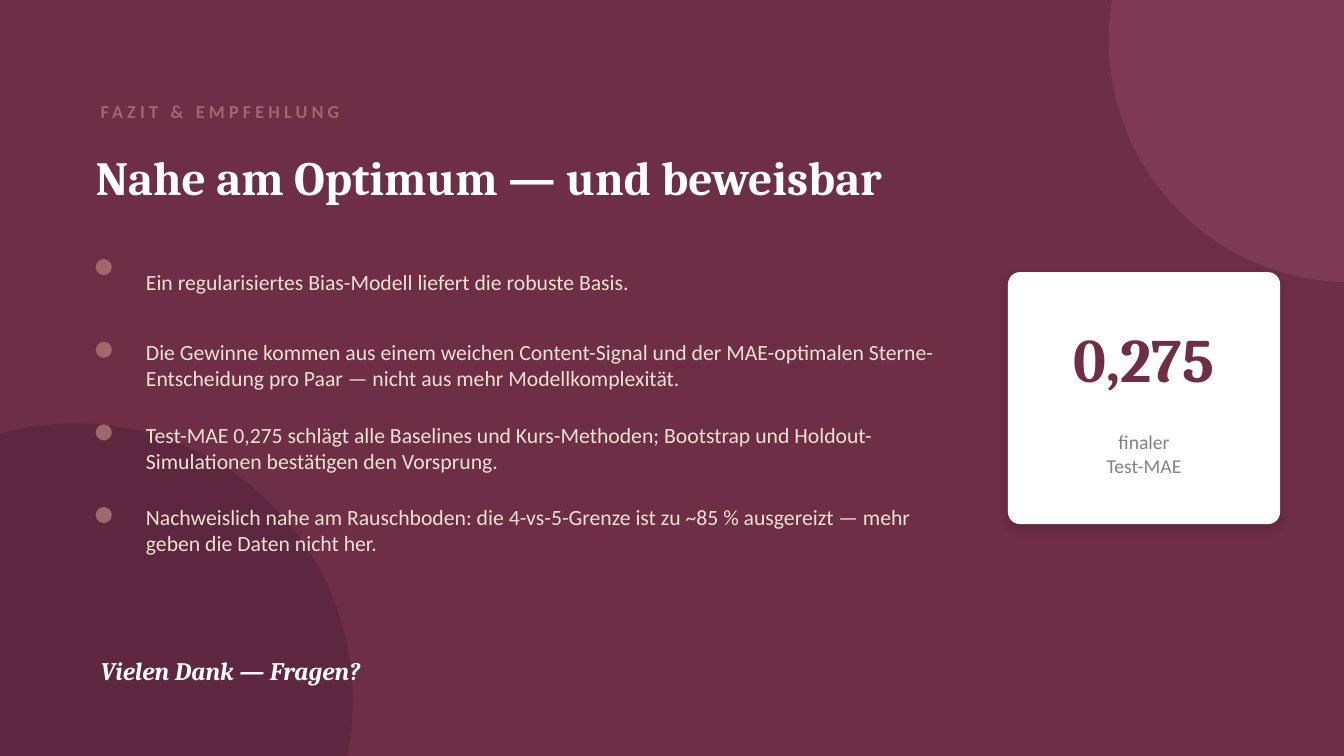
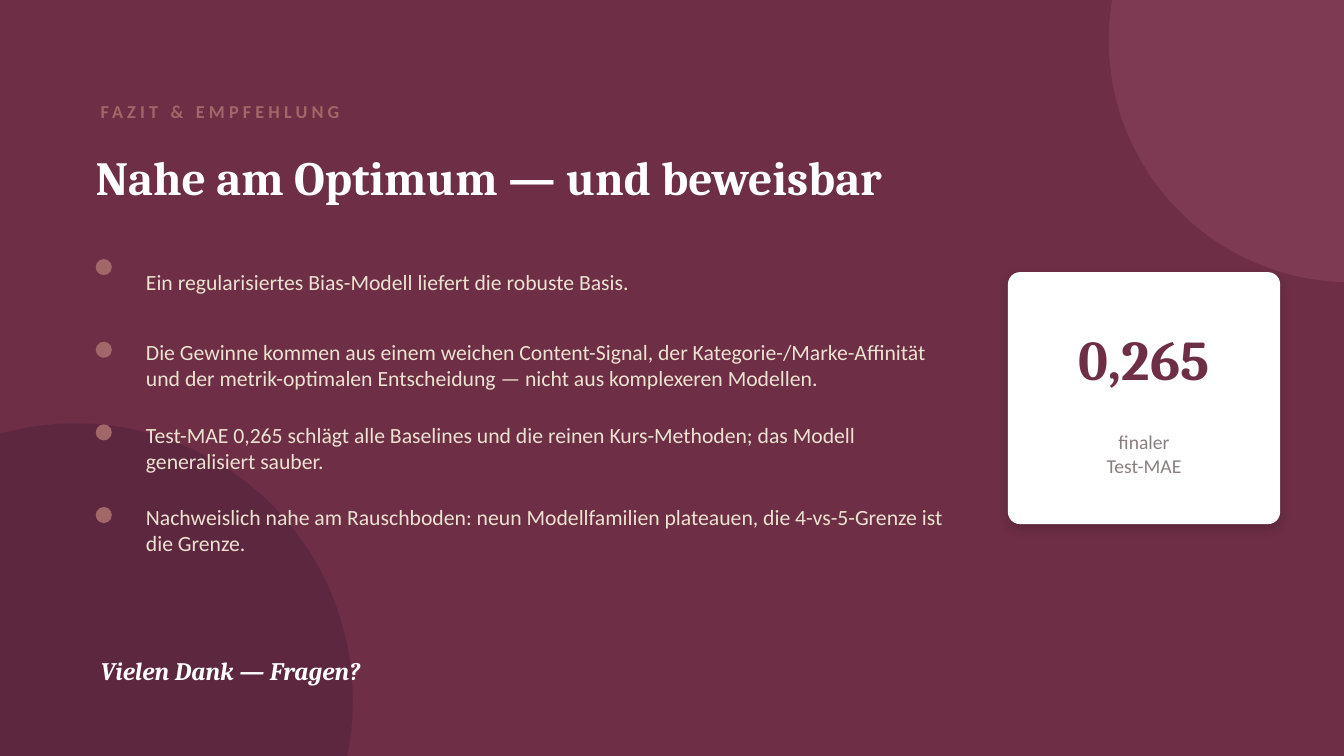
Before and after one commit to KaaraDev/sephobay, a slide deck: slide 8 of SephoBay_Praesentation.pptx. Drawn at 1344x756 pixels with LibreOffice and Linux fonts; fonts in the diff are those of the drawing. Boxes give left, top, right and bottom in pixels: in the first picture for what was removed or moved away, otherwise in the second. Text is boxed around its words. In the diff, an @@ line names an element or a change of style, - is before the commit and + after.

```diff
--- a/SephoBay_Praesentation.pptx
+++ b/SephoBay_Praesentation.pptx
@@ text at bbox=[146, 345, 926, 390]: text changed @@
-Die Gewinne kommen aus einem weichen Content-Signal und der MAE-optimalen Sterne-Entscheidung pro Paar — nicht aus mehr Modellkomplexität.
+Die Gewinne kommen aus einem weichen Content-Signal, der Kategorie-/Marke-Affinität und der metrik-optimalen Entscheidung — nicht aus komplexeren Modellen.
@@ text at bbox=[1079, 342, 1209, 388]: text changed; size 44 to 40 pt @@
-0,275
+0,265
@@ text at bbox=[146, 428, 855, 473]: text changed @@
-Test-MAE 0,275 schlägt alle Baselines und Kurs-Methoden; Bootstrap und Holdout-Simulationen bestätigen den Vorsprung.
+Test-MAE 0,265 schlägt alle Baselines und die reinen Kurs-Methoden; das Modell generalisiert sauber.
@@ text at bbox=[146, 510, 942, 551]: text changed @@
-Nachweislich nahe am Rauschboden: die 4-vs-5-Grenze ist zu ~85 % ausgereizt — mehr geben die Daten nicht her.
+Nachweislich nahe am Rauschboden: neun Modellfamilien plateauen, die 4-vs-5-Grenze ist die Grenze.
```
Also in this commit, not shown: 6 other slides changed, 7 other files.
